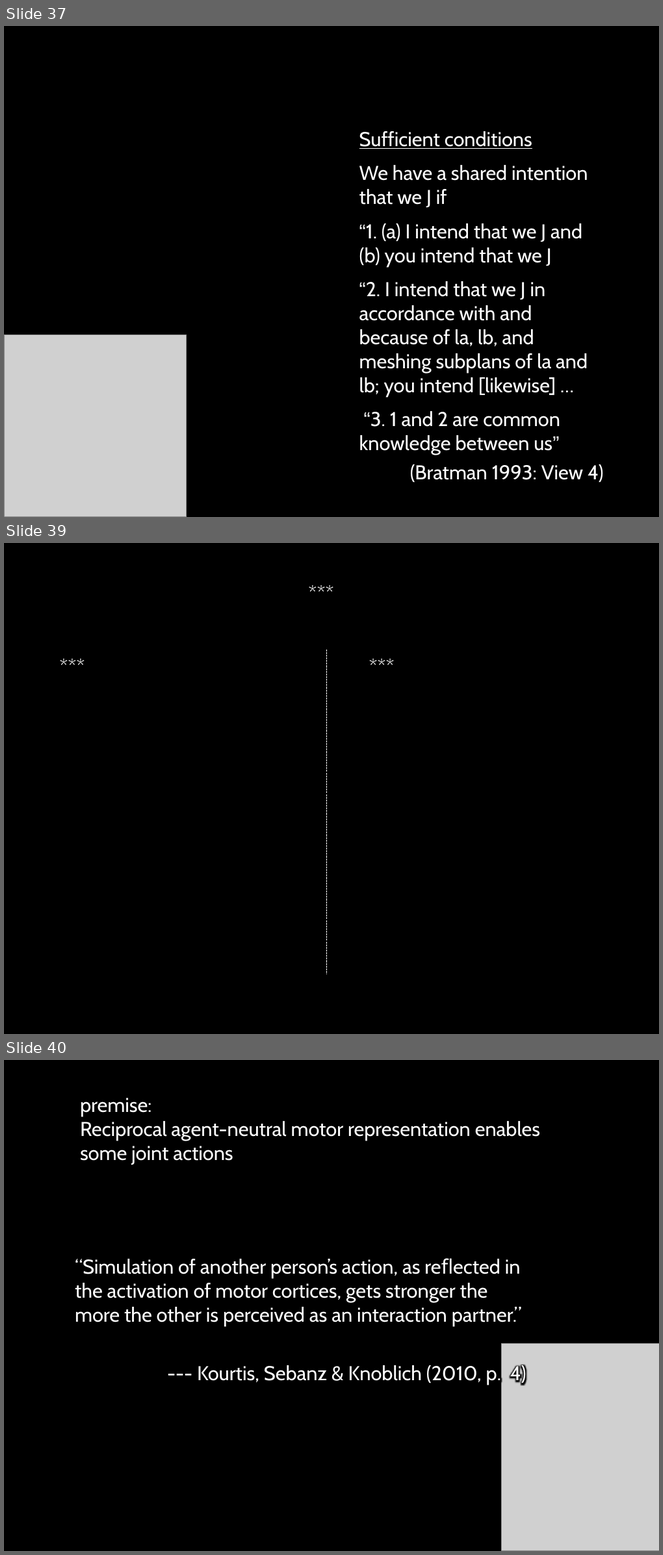
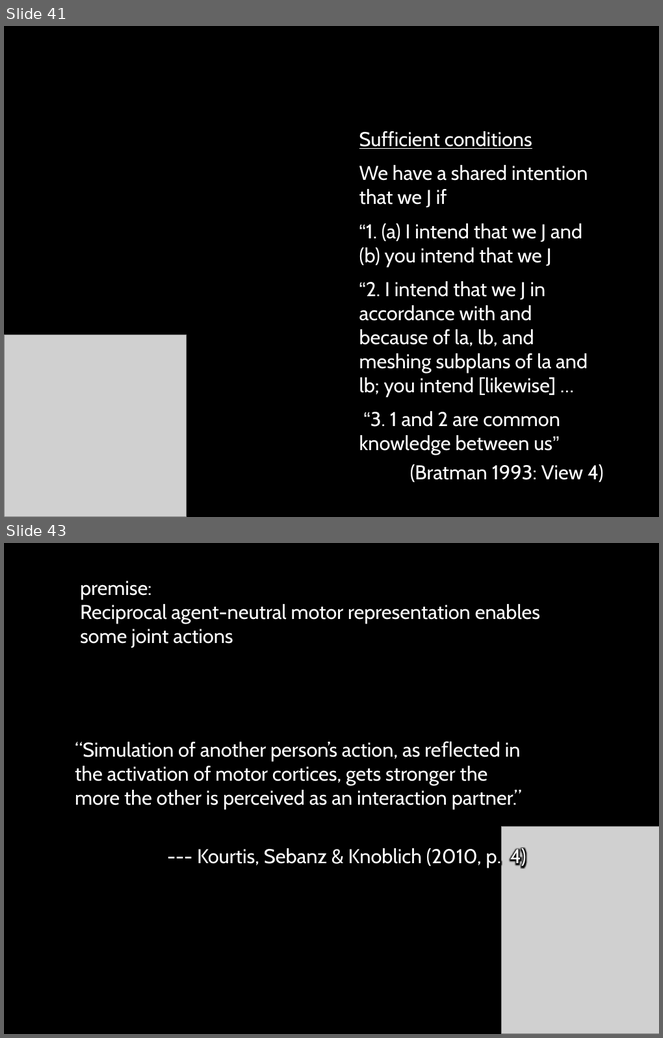
Before and after one commit to butterfill/writing, a slide deck: intention motor representation joint action (paper 3)/conf collective intentionality manchester 2012/motor representation and shared intention - manchester collective intentionality 2012.pptx. Shown one above the other, each under a label of ours: slides 37, 39 and 40 before the commit, slides 41 and 43 after it; the slides between them are not shown. The pictures are 663x1555 and 663x1038 pixels, drawn with LibreOffice and Linux fonts; fonts in the diff are those of the drawing; grey boxes stand for pictures; background and template pictures are left out. Boxes give left, top, right and bottom in pixels: in the first picture for what was removed or moved away, otherwise in the second. Text is boxed around its words. In the diff, an @@ line names an element or a change of style, - is before the commit and + after.

Commit message:
manchester slides done, still to update talk text from paper

```diff
--- a/intention motor representation joint action (paper 3)/conf collective intentionality manchester 2012/motor representation and shared intention - manchester collective intentionality 2012.pptx
+++ b/intention motor representation joint action (paper 3)/conf collective intentionality manchester 2012/motor representation and shared intention - manchester collective intentionality 2012.pptx
@@ slide 39 removed at [4,543,659,1034], background picture (left out) @@
@@ text removed at [64,577,579,608] @@
-***
@@ text removed at [53,651,290,682] @@
-***
@@ line removed from (326, 649) to (326, 974) @@
@@ text removed at [362,651,625,682] @@
-***
@@ what was slide 37 is now slide 41 @@
@@ what was slide 40 is now slide 43 @@
```
Also in this commit, not shown: 1 slide changed, 5 slides added, 1 other slide removed, 1 other file.
